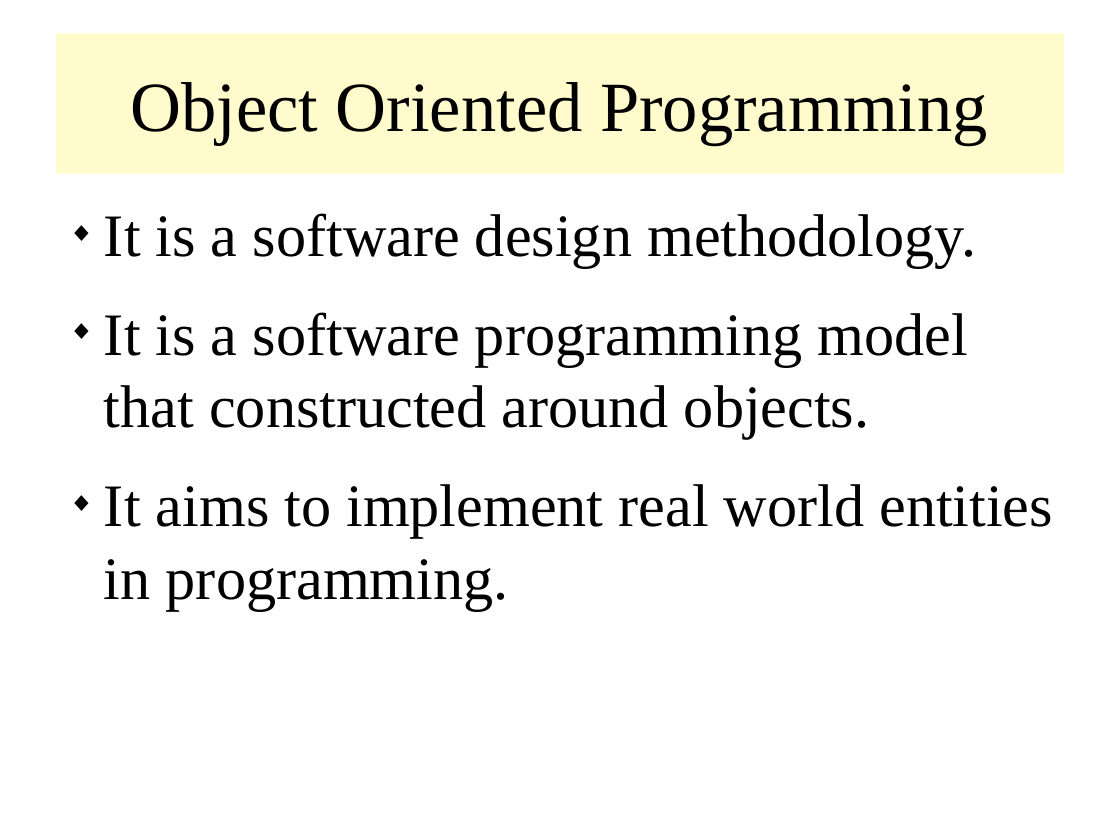
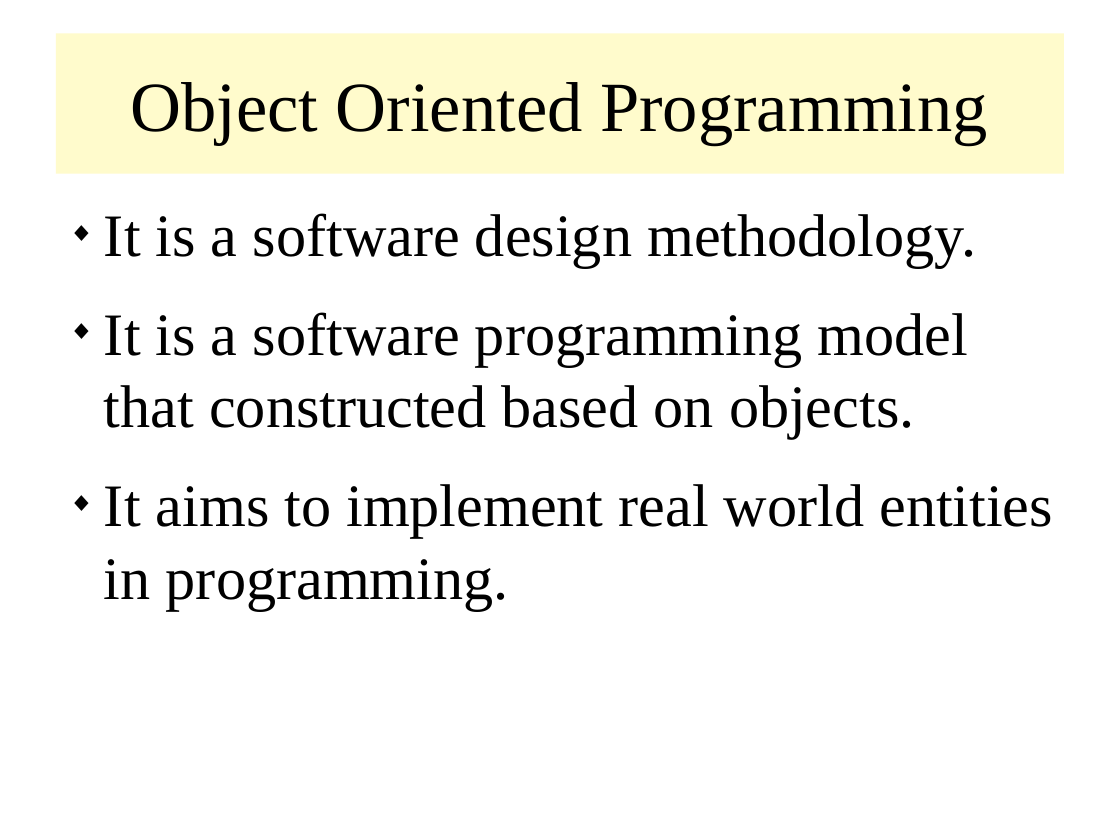
Before and after one commit to rajasekaran36/CS8392-OOPS, a slide deck: slide 4 of Slides/Unit 1/CS8392_U1_1_OOP_Intro.odp (slide 2 before the commit). Drawn at 1120x840 pixels with LibreOffice and Linux fonts; fonts in the diff are those of the drawing. Boxes give left, top, right and bottom in pixels: in the first picture for what was removed or moved away, otherwise in the second. Text is boxed around its words. In the diff, an @@ line names an element or a change of style, - is before the commit and + after.

```diff
--- a/Slides/Unit 1/CS8392_U1_1_OOP_Intro.odp
+++ b/Slides/Unit 1/CS8392_U1_1_OOP_Intro.odp
@@ text at (104, 312, 968, 439): text changed @@
-◆ It is a software programming model that constructed around objects.
+◆ It is a software programming model that constructed based on objects.
```
Also in this commit, not shown: 9 other slides changed, 2 slides added, 1 slide removed, 3 other files.
